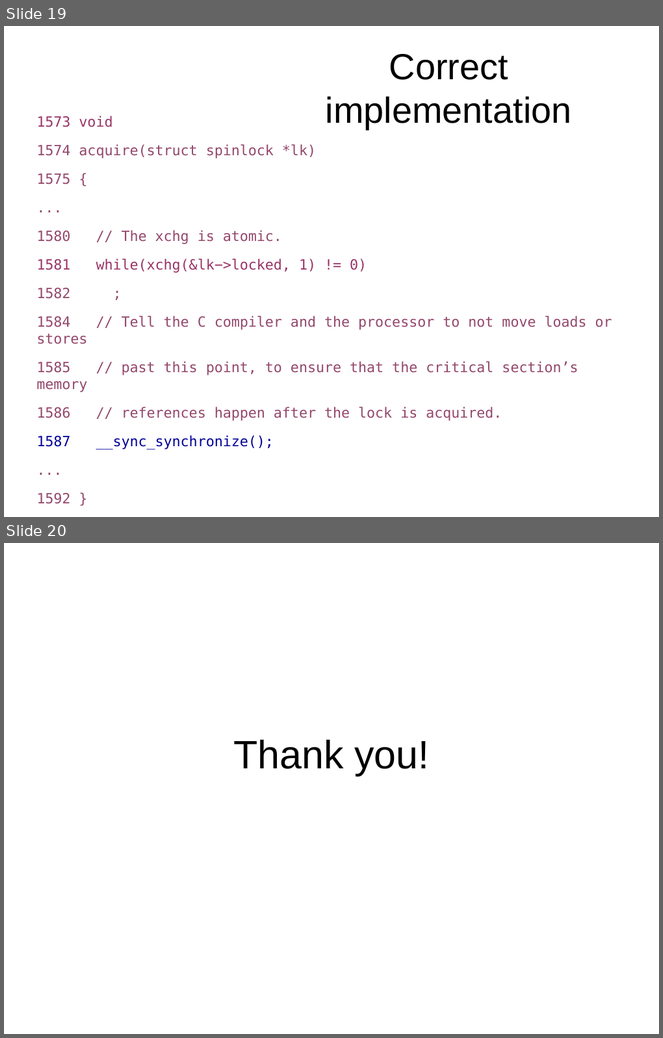
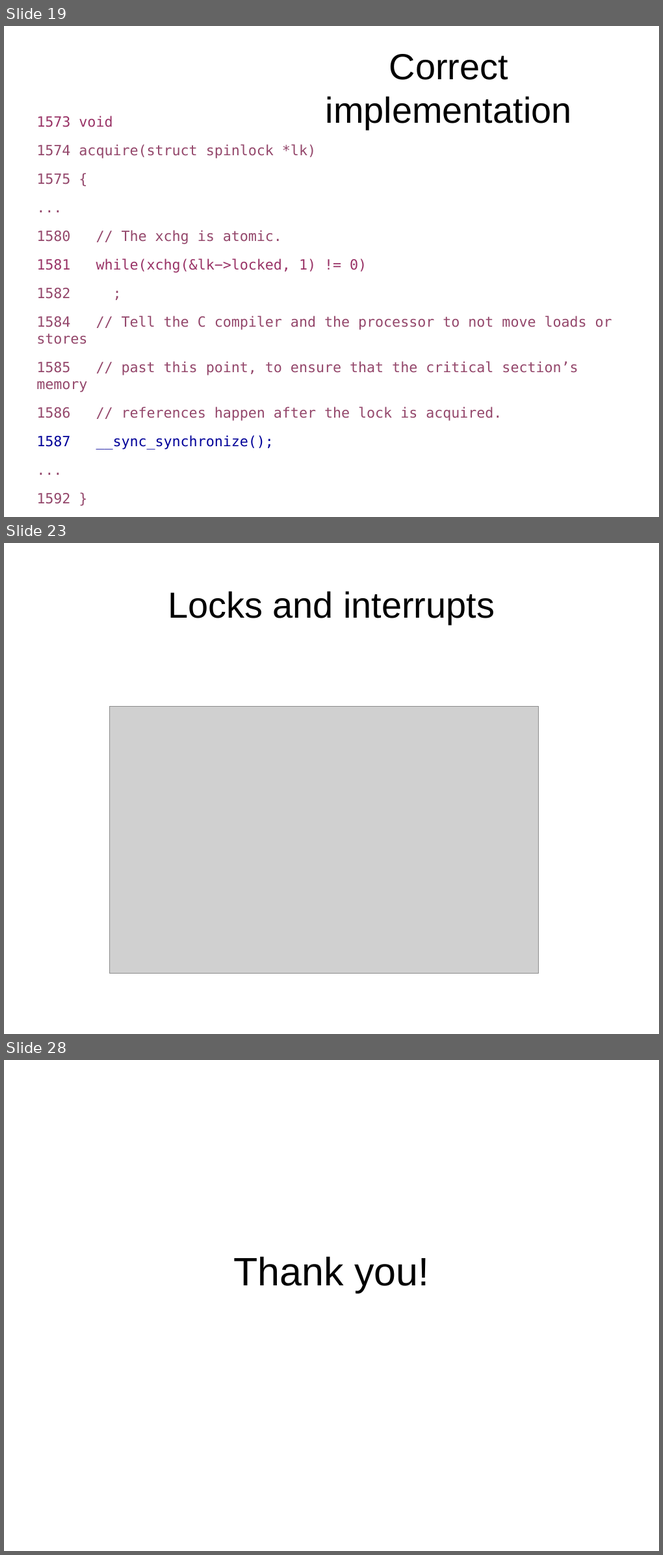
Before and after one commit to antonburtsev/cs5460, a slide deck: lectures/lecture15-locking/lecture15-locking.odp. Shown one above the other, each under a label of ours: slides 19 and 20 before the commit, slides 19, 23 and 28 after it; the slides between them are not shown. The pictures are 663x1038 and 663x1555 pixels, drawn with LibreOffice and Linux fonts; fonts in the diff are those of the drawing; grey boxes stand for pictures. Boxes give left, top, right and bottom in pixels: in the first picture for what was removed or moved away, otherwise in the second. Text is boxed around its words. In the diff, an @@ line names an element or a change of style, - is before the commit and + after.

```diff
--- a/lectures/lecture15-locking/lecture15-locking.odp
+++ b/lectures/lecture15-locking/lecture15-locking.odp
@@ slide 23 added at bbox=[4, 543, 659, 1034], background #FFFFFF @@
@@ title added at bbox=[168, 591, 495, 624], 44 pt, text #000000 @@
+Locks and interrupts
@@ picture added at bbox=[110, 707, 539, 974] @@
@@ what was slide 20 is now slide 28 @@
```
Also in this commit, not shown: 2 slides changed, 7 other slides added, 3 other files.
